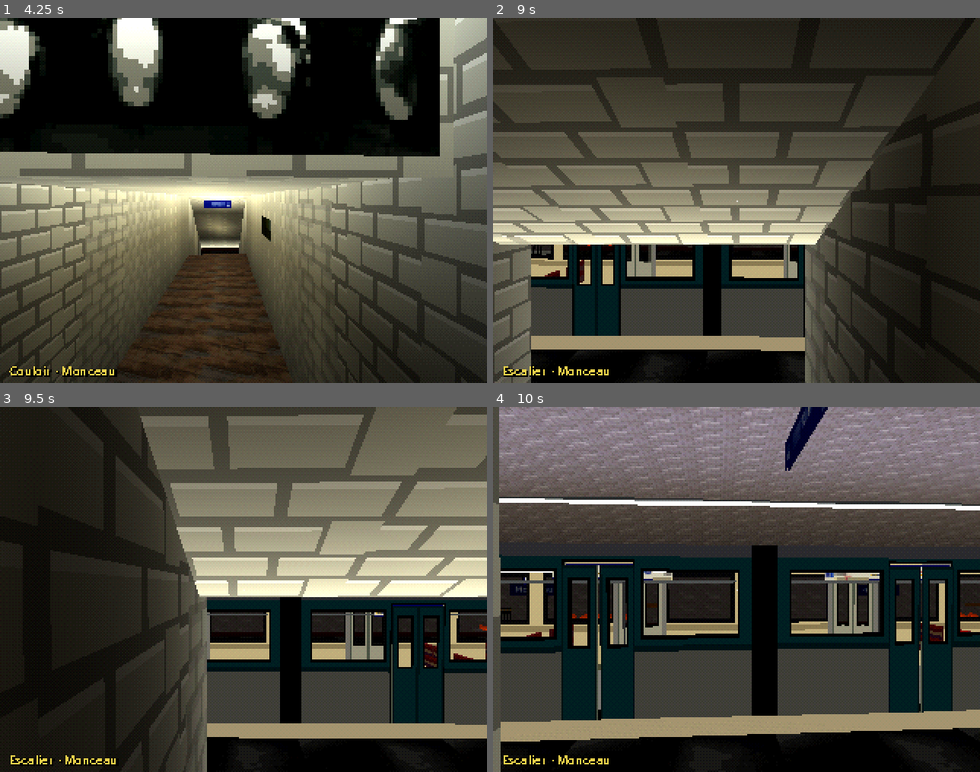
Above: before the commit, frames 1-4 (two rows, left to right).
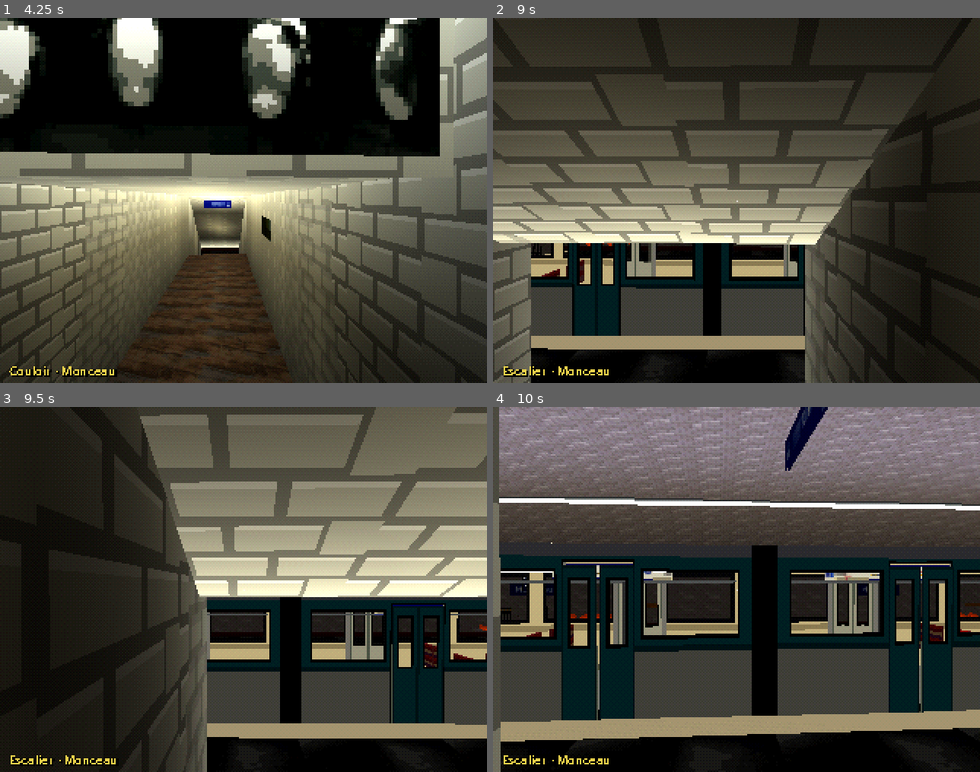
Above: after the commit, the same moments.

Repository: fluxcroises/ligne2
Game: Godot game, scene res://scenes/main.tscn
Two runs of this game, one before a commit and one after it. Both use one fixed random seed, a clock stepped at 60 frames per second and the inputs below.
Inputs (mouse positions are in pixels of both pictures, inside the frame that each line leads up to):
- Up to frame 1 (4.25 s): tap Enter at 0.5 s; move the mouse to (267, 200) at 0.52 s; hold Shift (run) 0.53-1.28 s; hold W (move_forward) from 0.53 s (still down); click (267, 200) at 0.67 s; move the mouse to (219, 200) at 1.27 s; tap E (interact) at 1.35 s; tap Shift (run) at 1.55, 2.85, 3.8 s; move the mouse to (253, 193) at 2.02 s; hold Shift (run) 2.03-2.78 s; tap Tab (phone) at 2.1 s; move the mouse to (238, 207) at 2.77 s; click (238, 207) at 2.92 s; move the mouse to (282, 204) at 3.52 s; hold N (toggle_night) from 3.53 s (still down)
- Up to frame 2 (9 s): move the mouse to (697, 196) at 4.27 s; release N (toggle_night) at 4.28 s; tap Shift (run) at 4.35, 5.3, 6.05, 7.55 s; move the mouse to (741, 200) at 5.02 s; hold E (interact) 5.03-5.78 s; click (741, 200) at 5.17 s; move the mouse to (717, 193) at 5.77 s; release W (move_forward) at 5.78 s; hold D (move_right) 5.78-6.53 s; tap Tab (phone) at 5.85 s; move the mouse to (760, 200) at 6.52 s; hold Shift (run) 6.53-7.28 s; hold W (move_forward) 6.53-8.78 s; move the mouse to (712, 200) at 7.27 s; tap N (toggle_night) at 7.35 s; click (712, 200) at 7.42 s; move the mouse to (746, 193) at 8.02 s; hold Shift (run) 8.03-8.78 s; move the mouse to (731, 207) at 8.77 s; hold A (move_left) from 8.78 s (still down); tap E (interact) at 8.85 s
- Up to frame 3 (9.5 s): keep holding A (move_left); tap Shift (run) at 9.05 s
- Up to frame 4 (10 s): move the mouse to (775, 593) at 9.52 s; release A (move_left) at 9.53 s; hold W (move_forward) from 9.53 s (still down); hold Shift (run) from 9.53 s (still down); tap Tab (phone) at 9.6 s; click (775, 593) at 9.67 s

Frame 1 is identical in both runs. In frame 2, 6.3% of the frame differs, in the area x 0-100%, y 0-100%; in frame 3, 0.9%; in frame 4, 1.0%.

Commit message:
Passage, escaliers, panneaux de direction et plans de ligne d'après photos ; porte de service
Co-Authored-By: Claude Opus 5.5 <noreply@anthropic.com>
Claude-Session: https://claude.ai/code/session_01BjtQeYGbbRjsPmMBVcz5S5

Diff:
--- a/scripts/monceau.gd
+++ b/scripts/monceau.gd
@@ -204,7 +204,8 @@
 		"nom": _mat("nom_quai"), "nepas": _mat("nepas"), "direction": _mat("direction"),
 		"sortieQ": _mat("sortie_quai"), "alarme": _mat("alarme"), "repere": _mat("repere"), "descente": _mat("descente"),
 		"seat": _mat("blanc", 0xec7a1c), "inox": _mat("blanc", 0xb4b8bc), "tunnel": _mat("pierre", 0x5e5c58),
-		"service": _mat("blanc", 0x3e4a45),
+		"service": _mat("porte_service"), "marche": _mat("sol_quai", 0xb0b0b0),
+		"platre": _mat("blanc", 0xbdbab1), "frise": _mat("frise"),
 		# rames MF01
 		"rameCote": _mat("rame_cote", 0xffffff, true), "rameFace": _mat("rame_face"),
 		"rameBlanc": _mat("blanc", 0xe6e4dc), "rameNoir": _mat("blanc", 0x1a1a1c),
@@ -609,26 +610,38 @@
 
 # --- Passage sous les voies, vers le quai direction Nation --------------------
 # Chaque quai a un escalier le long de son mur ; il descend vers +x jusqu'à un passage
-# qui file sous les voies d'un quai à l'autre.
+# qui file sous les voies d'un quai à l'autre. Habillage d'après des photos de couloirs et
+# d'escaliers du métro prises comme modèles : carreaux blancs biseautés, frise brune, voûte
+# peinte en blanc, sol gris foncé, marches à nez en inox, main courante brune.
 
 const STEP := (PY - PFLOOR) / 15.0
+const PSPRING := PCEIL - 0.45    # naissance de la voûte du passage
 
 
 func _build_passage() -> void:
-	var to_nation := _sign_material("Direction", "Nation")
-	var to_exit := _sign_material("Sortie et direction", "Pte Dauphine")
+	var to_nation := _sign([["ligne", "Nation"]])
+	var to_exit := _sign([["ligne", "Pte Dauphine"], ["sortie", "Sortie"]])
 	for well in [[ZA, 1.0, to_nation], [ZB, -1.0, to_exit]]:
 		var zw: float = well[0]          # mur du quai
 		var inward: float = well[1]      # sens du mur vers les voies
 		var zc := zw + inward * PW / 2   # axe de l'escalier
 		var zi := zw + inward * PW       # bord de la trémie côté voies
+		# marches grises à nez en inox, bande d'éveil en haut
 		for i in 15:
 			var top := PY - (i + 1) * STEP
-			box(M.pierreS, 0.5, top - PFLOOR + 0.3, PW, PX0 + i * 0.5 + 0.25, (top + PFLOOR - 0.3) / 2, zc, 1, 2)
+			var x := PX0 + i * 0.5 + 0.25
+			box(M.marche, 0.5, top - PFLOOR + 0.3, PW, x, (top + PFLOOR - 0.3) / 2, zc, 1, 2)
+			box(M.inox, 0.05, 0.02, PW, x - 0.225, top + 0.01, zc)
+		rect(M.bande, PX0 - 0.6, minf(zw, zi), PX0, maxf(zw, zi), PY + 0.006, 0.55)
+		# murs de la trémie : carreaux, plinthe brune
 		var depth := PY - PFLOOR
-		plane(M.carrelage, PX1 - PX0, depth, (PX0 + PX1) / 2, (PY + PFLOOR) / 2, zw, 0, 10, 5.5)
-		plane(M.carrelage, PX1 - PX0, depth, (PX0 + PX1) / 2, (PY + PFLOOR) / 2, zi, 0, 10, 5.5)
-		plane(M.carrelage, PW, PY - PCEIL, PX1, (PY + PCEIL) / 2, zc, PI / 2, 2, 2.4)   # nez de la dalle
+		for z in [zw, zi]:
+			plane(M.carreau, PX1 - PX0, depth, (PX0 + PX1) / 2, (PY + PFLOOR) / 2, z - inward * 0.01 * signf(z - zc), 0, (PX1 - PX0) / TW, depth / TH)
+		plane(M.carreau, PW, PY - PSPRING, PX1, (PY + PSPRING) / 2, zc, PI / 2, PW / TW, (PY - PSPRING) / TH)   # bout de la dalle
+		# main courante le long du mur
+		var rail_len := Vector2(PX1 - PX0, depth).length()
+		add(PsxGeo.box(rail_len, 0.04, 0.04), M.candPost, Vector3((PX0 + PX1) / 2, (PY + PFLOOR) / 2 + 0.9, zw + inward * 0.06),
+			Vector3(0, 0, -atan2(depth, PX1 - PX0)))
 		# garde-corps autour de la trémie
 		plane(M.gardecorps, PX1 - PX0, 1.0, (PX0 + PX1) / 2, PY + 0.5, zi, 0, PX1 - PX0, 1)
 		plane(M.gardecorps, PW, 1.0, PX1, PY + 0.5, zc, PI / 2, PW, 1)
@@ -636,64 +649,78 @@
 		box(M.fonte, 0.05, 0.05, PW, PX1, PY + 1.0, zc)
 		# panneau suspendu au-dessus du haut de l'escalier, lisible des deux côtés
 		var sign_m: Material = well[2]
+		var sign_h := 0.25 * (2 if sign_m == to_exit else 1)
 		for r in [PI / 2, -PI / 2]:
-			plane(sign_m, 1.5, 0.5, PX0 - 0.4 + (0.03 if r > 0 else -0.03), -4.3, zc, r)
-		box(M.fonteDark, 0.04, 0.52, 1.52, PX0 - 0.4, -4.3, zc)
-		box(M.inox, 0.03, 1.4, 0.03, PX0 - 0.4, -3.35, zc)
-
-	# le passage
-	var h := PCEIL - PFLOOR
-	var yc := (PCEIL + PFLOOR) / 2
+			plane(sign_m, 1.5, sign_h * 2, PX0 - 0.4 + (0.03 if r > 0 else -0.03), -4.3, zc, r)
+		box(M.fonteDark, 0.04, sign_h * 2 + 0.02, 1.52, PX0 - 0.4, -4.3, zc)
+		box(M.inox, 0.03, 1.4 - sign_h + 0.25, 0.03, PX0 - 0.4, -3.35 - (sign_h - 0.25) / 2, zc)
+
+	# le passage : murs carrelés, frise brune, plinthe, voûte blanche, sol gris foncé
 	var mid := (ZA + ZB) / 2
-	rect(M.pierreS, PX1, ZA, PX2, ZB, PFLOOR, 1.2)
-	rect(M.carrelage, PX1, ZA, PX2, ZB, PCEIL, 0.8, PI / 2)
-	plane(M.carrelage, ZB - ZA, h, PX2, yc, mid, PI / 2, (ZB - ZA) / 0.77, h / 0.72)
-	plane(M.carrelage, ZB - ZA - 2 * PW, h, PX1, yc, mid, PI / 2, (ZB - ZA - 2 * PW) / 0.77, h / 0.72)
-	plane(M.carrelage, PX2 - PX1, h, (PX1 + PX2) / 2, yc, ZA, 0, 3, h / 0.72)
-	plane(M.carrelage, PX2 - PX1, h, (PX1 + PX2) / 2, yc, ZB, 0, 3, h / 0.72)
+	var wall_h := PSPRING - PFLOOR
+	rect(M.sol, PX1, ZA, PX2, ZB, PFLOOR, 2.4)
+	for wall in [[PX2, ZB - ZA, mid], [PX1, ZB - ZA - 2 * PW, mid]]:
+		var x: float = wall[0]
+		var length: float = wall[1]
+		plane(M.carreau, length, wall_h, x, (PFLOOR + PSPRING) / 2, wall[2], PI / 2, length / TW, wall_h / TH)
+		plane(M.frise, length, 0.14, x + (0.01 if x < PX2 else -0.01), PSPRING - 0.07, wall[2], PI / 2, length / 0.6, 1)
+		plane(M.plinthe, length, 0.2, x + (0.01 if x < PX2 else -0.01), PFLOOR + 0.1, wall[2], PI / 2, length / 0.6, 1)
+	for z in [ZA, ZB]:
+		plane(M.carreau, PX2 - PX1, PCEIL - PFLOOR, (PX1 + PX2) / 2, (PCEIL + PFLOOR) / 2, z, 0, (PX2 - PX1) / TW, (PCEIL - PFLOOR) / TH)
+	_build_passage_vault()
 	box(M.neon, 0.15, 0.05, ZB - ZA - 2, (PX1 + PX2) / 2, PCEIL - 0.03, mid)
 	# au pied de chaque escalier, un panneau sur le mur d'en face
-	plane(to_nation, 1.5, 0.5, PX2 - 0.02, -9.0, ZA + PW / 2 + 1.0, -PI / 2)
-	plane(to_exit, 1.5, 0.5, PX2 - 0.02, -9.0, ZB - PW / 2 - 1.0, -PI / 2)
-
-
-## Panneau bleu RATP dessiné à la volée (en attendant une photo) : pastille de la ligne 2,
-## une ligne de texte fine, une ligne en gras.
-func _sign_material(small: String, big: String) -> ShaderMaterial:
-	var vp := SubViewport.new()
-	vp.size = Vector2i(96, 32)
-	vp.disable_3d = true
-	vp.render_target_update_mode = SubViewport.UPDATE_ONCE
-	add_child(vp)
-	var bg := ColorRect.new()
-	bg.color = Color("#1b3a9a")
-	bg.size = Vector2(96, 32)
-	vp.add_child(bg)
-	var disc := Panel.new()
-	var style := StyleBoxFlat.new()
-	style.bg_color = Color("#ffffff")
-	style.set_corner_radius_all(7)
-	disc.add_theme_stylebox_override("panel", style)
-	disc.position = Vector2(4, 9)
-	disc.size = Vector2(14, 14)
-	vp.add_child(disc)
-	for line in [["2", Color("#1b3a9a"), 12, Vector2(4, 8), Vector2(14, 16)],
-			[small, Color("#dfe6ff"), 7, Vector2(22, 4), Vector2(72, 10)],
-			[big, Color.WHITE, 11, Vector2(22, 13), Vector2(72, 16)]]:
-		var l := Label.new()
-		l.text = line[0]
-		l.add_theme_color_override("font_color", line[1])
-		l.add_theme_font_size_override("font_size", line[2])
-		l.position = line[3]
-		l.size = line[4]
-		if line[0] == "2":
-			l.horizontal_alignment = HORIZONTAL_ALIGNMENT_CENTER
-			l.vertical_alignment = VERTICAL_ALIGNMENT_CENTER
-		vp.add_child(l)
+	plane(to_nation, 1.5, 0.5, PX2 - 0.02, -9.1, ZA + PW / 2 + 1.0, -PI / 2)
+	plane(to_exit, 1.5, 1.0, PX2 - 0.02, -9.35, ZB - PW / 2 - 1.2, -PI / 2)
+
+	# plans de ligne sur les quais, examinables
+	for p in [["Porte Dauphine", Vector3(-21.7, -4.98, ZA + 0.03), 0.0], ["Nation", Vector3(-2.0, -4.98, ZB - 0.03), PI]]:
+		var terminus: String = p[0]
+		var pos: Vector3 = p[1]
+		var m := _sign_from_texture(Panneaux.line_plan(self, "Monceau", terminus))
+		plane(m, 0.9, 1.6, pos.x, pos.y, pos.z, p[2])
+		var item := Examinable.new()
+		item.title = "Plan de la ligne 2"
+		item.description = Panneaux.line_plan_text("Monceau", terminus)
+		item.position = pos
+		_examinable_shape(item, Vector3(0.9, 1.6, 0.15))
+		add_child(item)
+
+
+## Voûte surbaissée du passage, d'un mur à l'autre, sur toute sa longueur.
+func _build_passage_vault() -> void:
+	var g := PsxGeo.empty()
+	var n_arc := 8
+	var n_len := 14
+	var cx := (PX1 + PX2) / 2
+	var half := (PX2 - PX1) / 2
+	for i in n_arc + 1:
+		var t := PI * i / n_arc
+		var x := cx + half * cos(t)
+		var y := PSPRING + (PCEIL - PSPRING) * sin(t)
+		for j in n_len + 1:
+			var z := ZA + (ZB - ZA) * j / n_len
+			g.p.append(Vector3(x, y, z))
+			g.n.append(Vector3(-cos(t), -sin(t), 0))
+			g.uv.append(Vector2(z / 2.0, float(i) / n_arc))
+	for i in n_arc:
+		for j in n_len:
+			var a := i * (n_len + 1) + j
+			var b := a + n_len + 1
+			g.i.append_array([a, b, a + 1, b, b + 1, a + 1])
+	add(g, M.platre, Vector3.ZERO)
+
+
+func _sign(rows: Array) -> ShaderMaterial:
+	return _sign_from_texture(Panneaux.direction(self, rows))
+
+
+## Matériau d'un panneau dessiné : légèrement lumineux, comme un panneau émaillé sous les néons.
+func _sign_from_texture(tex: Texture2D) -> ShaderMaterial:
 	var m: ShaderMaterial = M.inox.duplicate()
-	m.set_shader_parameter("albedo_texture", vp.get_texture())
+	m.set_shader_parameter("albedo_texture", tex)
 	m.set_shader_parameter("albedo_color", Vector3.ONE)
-	m.set_shader_parameter("emission", Vector3(0.25, 0.25, 0.25))
+	m.set_shader_parameter("emission", Vector3(0.2, 0.2, 0.2))
 	return m
 
 
@@ -708,7 +735,6 @@
 	_examinable_shape(door, Vector3(0.1, 2.1, 0.9))
 	add_child(door)
 	box(M.service, 0.06, 2.1, 0.9, -29.97, PY + 1.05, 21.4)
-	box(M.inox, 0.04, 0.05, 0.14, -29.92, PY + 1.0, 21.75)
 
 	# Badge glissé sous le dernier siège du quai.
 	var badge := Examinable.new()
--- /dev/null
+++ b/scripts/panneaux.gd
@@ -0,0 +1,167 @@
+class_name Panneaux
+## Panneaux RATP dessinés par le jeu, d'après des photos prises comme modèles :
+## panneau de direction (blanc, Ⓜ, pastille de la ligne, terminus, flèche ; bande « Sortie »)
+## et plan de ligne affiché sur les quais. Chaque panneau est rendu une fois dans une
+## petite texture, à la résolution des autres textures du jeu.
+
+const NAVY := Color("#1b2a6b")
+const LINE_2_BLUE := Color("#0055c8")
+const PANEL_BEIGE := Color("#e6e2d4")
+
+## Les stations de la ligne 2, de Porte Dauphine à Nation, avec leurs correspondances
+## (plan de ligne RATP, novembre 2023).
+const LINE_2 := [
+	["Porte Dauphine", "RER C"], ["Victor Hugo", ""], ["Charles de Gaulle – Étoile", "M1, M6, RER A"],
+	["Ternes", ""], ["Courcelles", ""], ["Monceau", ""], ["Villiers", "M3"], ["Rome", ""],
+	["Place de Clichy", "M13"], ["Blanche", ""], ["Pigalle", "M12"], ["Anvers", "funiculaire de Montmartre"],
+	["Barbès – Rochechouart", "M4"], ["La Chapelle", "RER B, D, E, Gare du Nord"], ["Stalingrad", "M5, M7"],
+	["Jaurès", "M5, M7bis"], ["Colonel Fabien", ""], ["Belleville", "M11"], ["Couronnes", ""],
+	["Ménilmontant", ""], ["Père Lachaise", "M3"], ["Philippe Auguste", ""], ["Alexandre Dumas", ""],
+	["Avron", ""], ["Nation", "M1, M6, M9, RER A"],
+]
+
+
+## Les stations à partir de `from` jusqu'au terminus `terminus` (inclus).
+static func stations_towards(from: String, terminus: String) -> Array[String]:
+	var names: Array[String] = []
+	for s in LINE_2:
+		names.append(s[0])
+	if terminus == LINE_2[0][0]:
+		names.reverse()
+	return names.slice(names.find(from))
+
+
+## Panneau de direction : une rangée par élément de `rows`, chacune ["ligne", terminus] ou
+## ["sortie", texte]. 96 px de large, 16 px par rangée.
+static func direction(parent: Node, rows: Array) -> ViewportTexture:
+	var vp := _viewport(parent, Vector2i(96, 16 * rows.size()))
+	for i in rows.size():
+		var y := 16.0 * i
+		if rows[i][0] == "sortie":
+			_rect(vp, NAVY, Rect2(0, y, 96, 16))
+			_text(vp, rows[i][1], Color.WHITE, 9, Vector2(5, y + 1), true)
+			_arrow(vp, Color.WHITE, Vector2(81, y + 3))
+		else:
+			_rect(vp, Color.WHITE, Rect2(0, y, 96, 16))
+			_rect(vp, NAVY, Rect2(0, y, 96, 1))
+			_metro(vp, Vector2(8, y + 8.5), 6)
+			_line_disc(vp, Vector2(21, y + 8.5), 6)
+			_text(vp, rows[i][1], NAVY, 9 if rows[i][1].length() <= 8 else 8, Vector2(29, y + 1), true)
+			_arrow(vp, NAVY, Vector2(81, y + 3))
+	return vp.get_texture()
+
+
+## Plan de ligne d'un quai : en-tête (Ⓜ ② terminus →), stations jusqu'au terminus,
+## la station courante en surbrillance, bande bleu nuit en bas. 72 × 128 px.
+static func line_plan(parent: Node, from: String, terminus: String) -> ViewportTexture:
+	var vp := _viewport(parent, Vector2i(72, 128))
+	_rect(vp, PANEL_BEIGE, Rect2(0, 0, 72, 128))
+	_rect(vp, Color.WHITE, Rect2(0, 0, 72, 14))
+	_rect(vp, NAVY, Rect2(0, 0, 72, 1))
+	_metro(vp, Vector2(7, 7.5), 5)
+	_line_disc(vp, Vector2(18, 7.5), 5)
+	var title := "Pte Dauphine" if terminus == "Porte Dauphine" else terminus
+	_text(vp, title, NAVY, 8 if title.length() <= 8 else 7, Vector2(25, 1), true)
+	var stations := stations_towards(from, terminus)
+	var step := minf(9.0, 100.0 / stations.size())
+	var y0 := 20.0
+	_rect(vp, NAVY, Rect2(13, y0, 2, step * (stations.size() - 1)))
+	for i in stations.size():
+		var y := y0 + step * i
+		_disc(vp, Color.WHITE, NAVY, Vector2(14, y), 2)
+		if stations[i] == from:
+			_rect(vp, NAVY, Rect2(18, y - 3, 44, 6))
+		_text(vp, stations[i], Color.WHITE if stations[i] == from else NAVY, 5, Vector2(19, y - 4.5), false)
+	_rect(vp, NAVY, Rect2(0, 122, 72, 6))
+	return vp.get_texture()
+
+
+## Description lisible d'un plan de ligne, pour l'examen.
+static func line_plan_text(from: String, terminus: String) -> String:
+	var parts: Array[String] = []
+	for name in stations_towards(from, terminus).slice(1):
+		var connections := ""
+		for s in LINE_2:
+			if s[0] == name:
+				connections = s[1]
+		parts.append(name + (" (%s)" % connections if connections != "" else ""))
+	return "Ligne 2, direction %s. Après Monceau : %s." % [terminus, ", ".join(parts)]
+
+
+# --- Dessin --------------------------------------------------------------------
+
+static func _viewport(parent: Node, size: Vector2i) -> SubViewport:
+	var vp := SubViewport.new()
+	vp.size = size
+	vp.disable_3d = true
+	# Rendu continu quelques instants, le temps que tout soit prêt, puis l'image est figée.
+	vp.render_target_update_mode = SubViewport.UPDATE_ALWAYS
+	parent.add_child(vp)
+	parent.get_tree().create_timer(0.5).timeout.connect(
+		func(): vp.render_target_update_mode = SubViewport.UPDATE_DISABLED)
+	return vp
+
+
+static func _rect(parent: Node, color: Color, r: Rect2) -> void:
+	var c := ColorRect.new()
+	c.color = color
+	c.position = r.position
+	c.size = r.size
+	parent.add_child(c)
+
+
+static func _disc(parent: Node, fill: Color, ring: Color, center: Vector2, radius: float) -> Panel:
+	var p := Panel.new()
+	var style := StyleBoxFlat.new()
+	style.bg_color = fill
+	style.set_corner_radius_all(int(radius) + 1)
+	if ring.a > 0.0:
+		style.border_color = ring
+		style.set_border_width_all(1)
+	p.add_theme_stylebox_override("panel", style)
+	p.position = center - Vector2(radius, radius)
+	p.size = Vector2(radius, radius) * 2
+	parent.add_child(p)
+	return p
+
+
+static func _metro(parent: Node, center: Vector2, radius: float) -> void:
+	_disc(parent, Color.WHITE, NAVY, center, radius)
+	_centered(parent, "M", NAVY, center, radius)
+
+
+static func _line_disc(parent: Node, center: Vector2, radius: float) -> void:
+	_disc(parent, LINE_2_BLUE, Color.TRANSPARENT, center, radius)
+	_centered(parent, "2", Color.WHITE, center, radius)
+
+
+static func _centered(parent: Node, s: String, color: Color, center: Vector2, radius: float) -> void:
+	var l := _text(parent, s, color, int(radius * 1.6), center - Vector2(radius, radius + 1), true)
+	l.size = Vector2(radius, radius) * 2
+	l.horizontal_alignment = HORIZONTAL_ALIGNMENT_CENTER
+	l.vertical_alignment = VERTICAL_ALIGNMENT_CENTER
+
+
+## Flèche « → » de 11 × 10 px.
+static func _arrow(parent: Node, color: Color, pos: Vector2) -> void:
+	var poly := Polygon2D.new()
+	poly.color = color
+	poly.position = pos
+	poly.polygon = PackedVector2Array([Vector2(0, 4), Vector2(6, 4), Vector2(6, 1), Vector2(11, 5),
+		Vector2(6, 9), Vector2(6, 6), Vector2(0, 6)])
+	parent.add_child(poly)
+
+
+static func _text(parent: Node, s: String, color: Color, font_size: int, pos: Vector2, bold: bool) -> Label:
+	var l := Label.new()
+	l.text = s
+	l.position = pos
+	l.add_theme_color_override("font_color", color)
+	l.add_theme_font_size_override("font_size", font_size)
+	if bold:
+		var f := FontVariation.new()
+		f.base_font = ThemeDB.fallback_font
+		f.variation_embolden = 0.8
+		l.add_theme_font_override("font", f)
+	parent.add_child(l)
+	return l
Not shown, added: docs/captures/interieur_rame.png.import
Not shown, added: docs/captures/passage.png.import
Not shown, added: docs/captures/rame_a_quai.png.import
Binary file added: textures/frise.png
Not shown, added: textures/frise.png.import
Binary file added: textures/porte_service.png
Not shown, added: textures/porte_service.png.import
Not shown, changed: README.md
